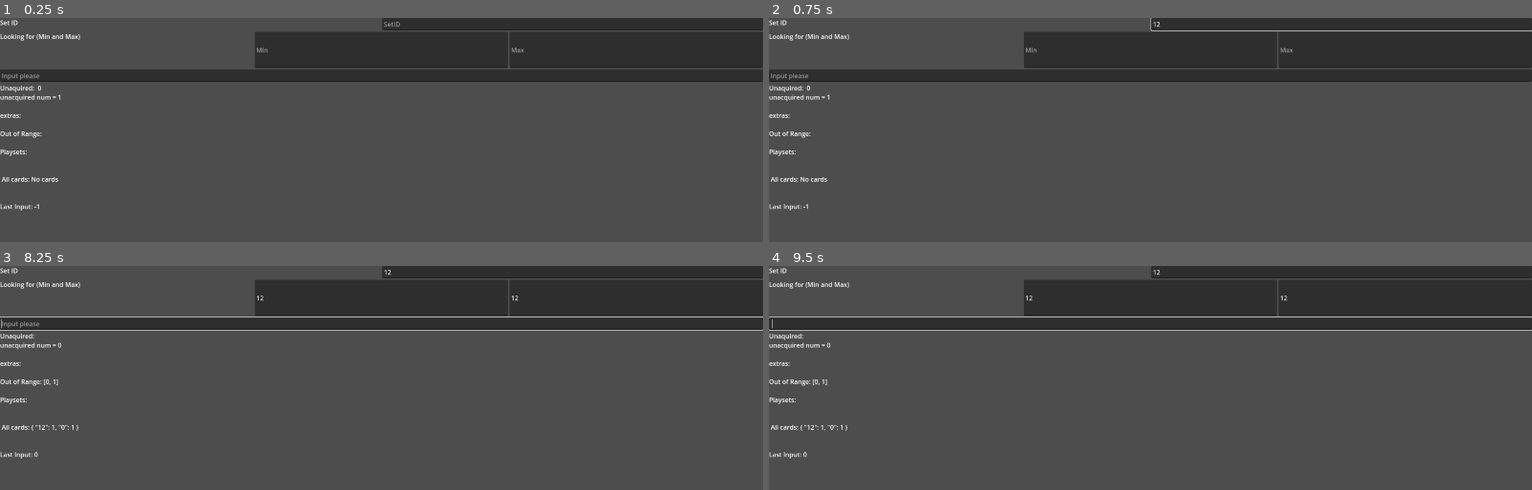
Above: before the commit, frames 1-4 (two rows, left to right).
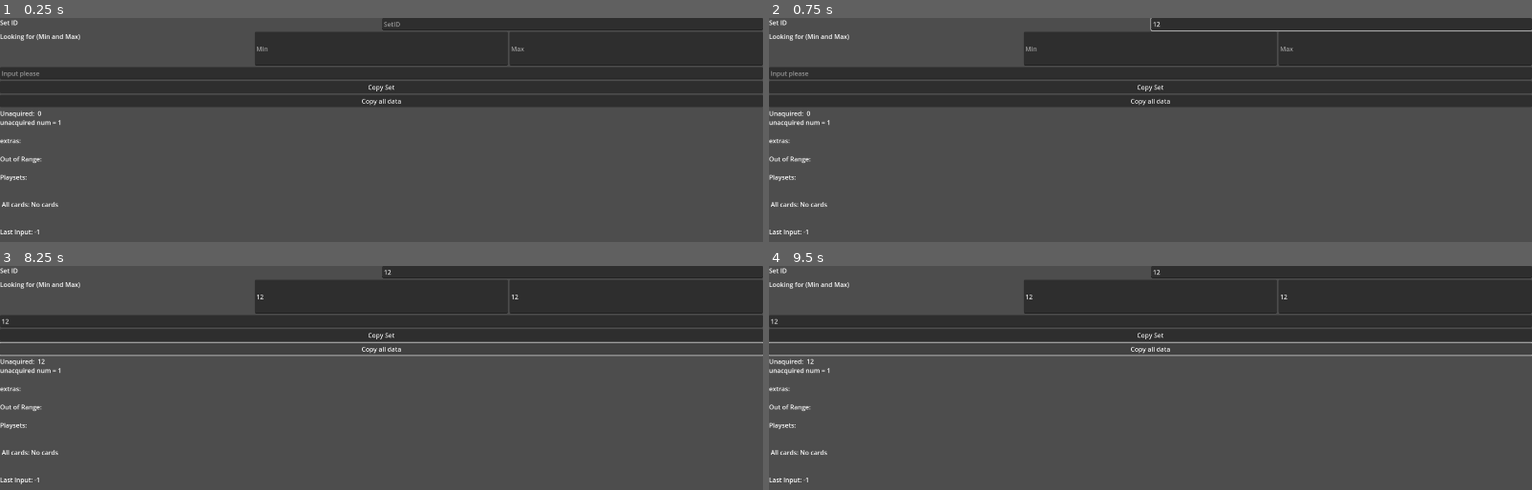
Above: after the commit, the same moments.

Repository: BrianBHuynh/MTG-easy-card-ID-tracker
Game: Godot game, scene res://tracker_scene.tscn
Two runs of this game, one before a commit and one after it. Both use one fixed random seed, a clock stepped at 60 frames per second and the inputs below.
Inputs (mouse positions are in pixels of both pictures, inside the frame that each line leads up to):
- Up to frame 1 (0.25 s): no input
- Up to frame 2 (0.75 s): click (1341, 24) at 0.52 s; type "12" at 0.6 s
- Up to frame 3 (8.25 s): click (381, 297) at 0.75 s; type "12" at 0.83 s; click (633, 297) at 0.98 s; type "12" at 1.07 s; click (381, 324) at 1.27 s; type "12" at 1.35 s; click (381, 335) at 2 s, where only the run after the commit has a clickable "Copy Set"; click (381, 348) at 2.75 s, where only the run after the commit has a clickable "Copy all data"; click (381, 335) at 3.5 s, where only the run after the commit has a clickable "Copy Set"; click (381, 348) at 4.25 s, where only the run after the commit has a clickable "Copy all data"; click (381, 335) at 5 s, where only the run after the commit has a clickable "Copy Set"; click (381, 348) at 5.75 s, where only the run after the commit has a clickable "Copy all data"; tap Enter at 6.5, 8 s; tap Space at 7.25 s
- Up to frame 4 (9.5 s): tap Space at 8.75 s

The runs differ from the first frame. In frame 1, 12% of the frame differs, in the area x 0-100%, y 12-98%; in frame 2, 12%; in frame 3, 8.7%; in frame 4, 8.7%.

Commit message:
Added copy buttons
You can now copy the data

Diff:
--- a/tracker_scene.gd
+++ b/tracker_scene.gd
@@ -60,3 +60,12 @@
 	process_text()
 	$VBoxContainer/LineEdit.text = ""
 	Saves.save_game()
+
+
+func _on_copy_all_button_pressed() -> void:
+	DisplayServer.clipboard_set(str(Saves.data))
+
+
+func _on_copy_set_pressed() -> void:
+		if Saves.data is Dictionary and Saves.data.has($VBoxContainer/SetID/SetID.text) and Saves.data[$VBoxContainer/SetID/SetID.text] is Dictionary:
+			DisplayServer.clipboard_set(str(Saves.data[$VBoxContainer/SetID/SetID.text]))
--- a/tracker_scene.tscn
+++ b/tracker_scene.tscn
@@ -55,6 +55,15 @@
 placeholder_text = "Input please"
 keep_editing_on_text_submit = true
 
+[node name="CopySet" type="Button" parent="VBoxContainer"]
+layout_mode = 2
+text = "Copy Set
+"
+
+[node name="CopyAll" type="Button" parent="VBoxContainer"]
+layout_mode = 2
+text = "Copy all data"
+
 [node name="RichTextLabel" type="RichTextLabel" parent="VBoxContainer"]
 layout_mode = 2
 size_flags_vertical = 3
@@ -63,3 +72,5 @@
 [connection signal="text_submitted" from="VBoxContainer/Range/Min" to="." method="process_text"]
 [connection signal="text_submitted" from="VBoxContainer/Range/Max" to="." method="process_text"]
 [connection signal="text_submitted" from="VBoxContainer/LineEdit" to="." method="_on_line_edit_text_submitted"]
+[connection signal="pressed" from="VBoxContainer/CopySet" to="." method="_on_copy_set_pressed"]
+[connection signal="pressed" from="VBoxContainer/CopyAll" to="." method="_on_copy_all_button_pressed"]
